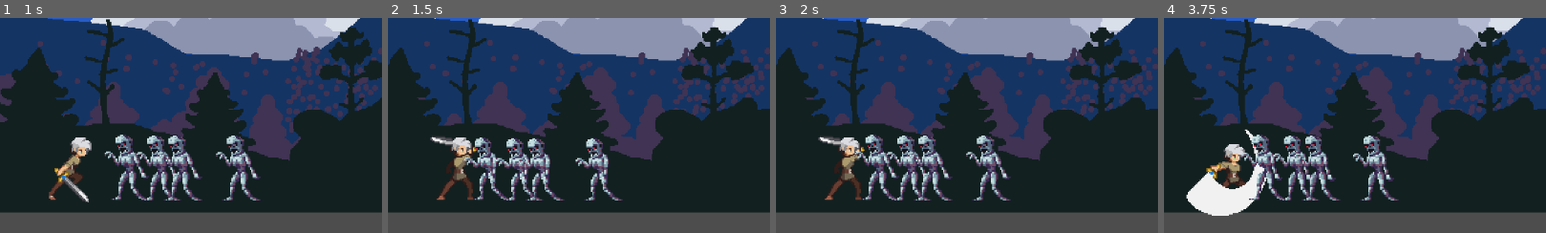
Above: before the commit, frames 1-4 (left to right).
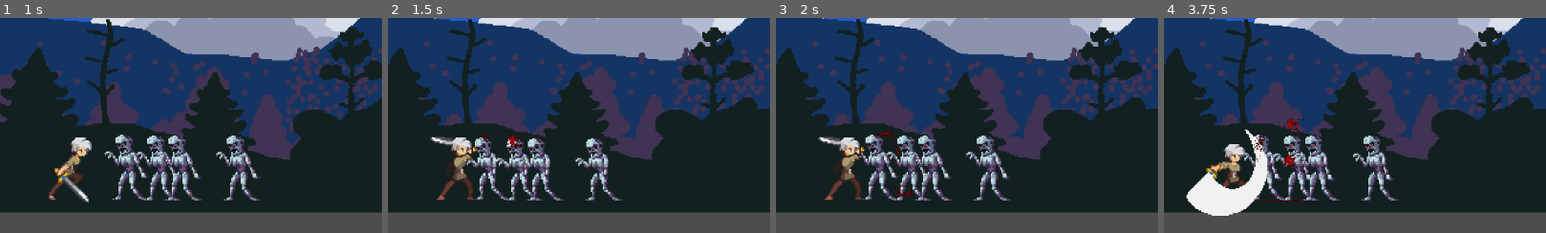
Above: after the commit, the same moments.

Repository: Rip50/RogueType
Game: Godot game, scene res://scenes/levels/level_night_forest.tscn
Two runs of this game, one before a commit and one after it. Both use one fixed random seed, a clock stepped at 60 frames per second and the inputs below.
Inputs:
- Up to frame 1 (1 s): hold Right (move_right) from 0.53 s (still down); hold Space (attack) from 0.53 s (still down)
- Up to frame 2 (1.5 s): release Right (move_right) at 1.28 s; release Space (attack) at 1.28 s; tap Space (attack) at 1.35 s
- Up to frame 3 (2 s): no input
- Up to frame 4 (3.75 s): hold Space (attack) 2.03-2.78 s; hold Right (move_right) 2.03-3.53 s; tap Space (attack) at 2.85 s; hold Space (attack) from 3.53 s (still down)
The pictures show only the part of the screen within x 42-92%, y 15-65%; the shares and areas given below are measured in that part.

Frame 1 is identical in both runs. In frame 2, 0.2% of the frame differs, in the area x 20-35%, y 53-85%; in frame 3, 0.2%; in frame 4, 0.9%, in the area x 20-39%, y 46-86%.

Commit message:
Damageable zombie enemy

Diff:
--- a/scenes/blood_drop.gd
+++ b/scenes/blood_drop.gd
@@ -2,26 +2,23 @@
 
 @onready var animator: AnimatedSprite2D = $AnimatedSprite2D
 
-
 func _ready():
+	randomize() # Ensure random results
 	contact_monitor = true
 	max_contacts_reported = 10
-	var effect_idx = randi_range(1,3)
+	var effect_idx = randi() % 3 + 1 # Randomly select between 1 and 3
 	animator.play(str(effect_idx))
-	animator.animation_finished.connect(stop_and_disapear)
+	animator.animation_finished.connect(start_fade_out)
+	# Apply an impulse to make the blood drop 'splatter'
+	linear_velocity = Vector2(randf_range(-10, 80), randf_range(-200, -400))
 
 
-func _process(delta):
-	pass
+func start_fade_out():
+	await get_tree().create_timer(2.0).timeout # Wait for 2 seconds before fading
+	fade_out()
 
-func stop_and_disapear() -> void:
-	animator.pause()
-	await get_tree().create_timer(10.0).timeout
+
+func fade_out():
 	var tween := create_tween()
 	tween.finished.connect(queue_free)
-	tween.tween_property(animator, "self_modulate:a", 0, 2)
-
-func _on_body_entered(body):
-	#if body.is_in_group("ground"):
-	#	queue_free()
-	pass
+	tween.tween_property(self, "modulate:a", 0, 2)
--- a/scenes/blood_drop.tscn
+++ b/scenes/blood_drop.tscn
@@ -764,6 +764,7 @@
 [node name="BloodDrop" type="RigidBody2D"]
 collision_layer = 0
 mass = 0.1
+lock_rotation = true
 script = ExtResource("1_6pq2y")
 
 [node name="CollisionShape2D" type="CollisionShape2D" parent="."]
--- /dev/null
+++ b/scenes/melee_attack_zone.gd
@@ -0,0 +1,9 @@
+extends Area2D
+
+func _ready() -> void:
+	body_entered.connect(_on_body_entered)
+
+
+func _on_body_entered(body: Node2D) -> void:
+	if body.is_in_group("Damageble"):
+		body.take_damage(10)
--- a/scenes/player.gd
+++ b/scenes/player.gd
@@ -12,12 +12,19 @@
 var attack_type := AttackType.NONE
 var is_attacking := false
 
+# Melee attack duration. Used in MeleeAttackZone collision detection
+var attack_duration := 0.1
+
 @onready var animator: AnimatedSprite2D = $AnimatedSprite2D
 @onready var attack_timer: Timer = $AttackTimer
+@onready var melee_attack_zone: Area2D = $MeleeAttackZone
 
 func _ready() -> void:
 	animator.animation_finished.connect(_transite_to_idle)
 	attack_timer.timeout.connect(_complete_attack)
+
+	# Hide by default to disable collision detection
+	melee_attack_zone.monitoring = false
 
 	player_state = PlayerState.IDLE
 	animator.play("idle")
@@ -57,12 +64,22 @@
 	if attack_type == AttackType.NONE or attack_type == AttackType.MELEE_2:
 		attack_type = AttackType.MELEE_1
 		animator.play("melee_1")
-		is_attacking = true
 	elif attack_type == AttackType.MELEE_1:
 		attack_type = AttackType.MELEE_2
 		animator.play("melee_2")
-		is_attacking = true
 
+	is_attacking = true
+
+	melee_attack_zone.monitoring = true
+	# Use await with create_timer for attack duration
+	await get_tree().create_timer(attack_duration).timeout
+	#  Instead of directly setting monitoring to false, defer the change to get
+	#rid of error
+	call_deferred("set_melee_monitoring_state", false)
+
+
+func set_melee_monitoring_state(state: bool) -> void:
+	melee_attack_zone.monitoring = state
 
 func _stop_smoothly() -> void:
 	if player_state != PlayerState.RUNNING:
--- a/scenes/player.tscn
+++ b/scenes/player.tscn
@@ -1,9 +1,10 @@
-[gd_scene load_steps=28 format=3 uid="uid://ct4np4nltn4rp"]
+[gd_scene load_steps=29 format=3 uid="uid://ct4np4nltn4rp"]
 
 [ext_resource type="Script" path="res://scenes/player.gd" id="1_ngdcq"]
 [ext_resource type="Texture2D" uid="uid://cb8rbuihiuco6" path="res://art/Legacy-Fantasy/Character/Idle/Idle-Sheet.png" id="2_c78ph"]
 [ext_resource type="Texture2D" uid="uid://0f4ckddvmngd" path="res://art/Legacy-Fantasy/Character/Attack-01/Attack-01-Sheet.png" id="3_12307"]
 [ext_resource type="Texture2D" uid="uid://b5njtoqq7nv6h" path="res://art/Legacy-Fantasy/Character/Run/Run-Sheet.png" id="3_e2k0y"]
+[ext_resource type="Script" path="res://scenes/melee_attack_zone.gd" id="5_3mf0c"]
 
 [sub_resource type="AtlasTexture" id="AtlasTexture_jhy6l"]
 atlas = ExtResource("2_c78ph")
@@ -177,6 +178,7 @@
 [node name="Player" type="CharacterBody2D"]
 scale = Vector2(2, 2)
 collision_layer = 2
+collision_mask = 5
 slide_on_ceiling = false
 script = ExtResource("1_ngdcq")
 
@@ -187,11 +189,12 @@
 [node name="CollisionShape2D" type="CollisionShape2D" parent="."]
 shape = SubResource("CapsuleShape2D_yemya")
 
-[node name="MeleeAtackZone" type="Area2D" parent="."]
+[node name="MeleeAttackZone" type="Area2D" parent="."]
 collision_layer = 0
 collision_mask = 12
-
-[node name="CollisionShape2D" type="CollisionShape2D" parent="MeleeAtackZone"]
+script = ExtResource("5_3mf0c")
+
+[node name="CollisionShape2D" type="CollisionShape2D" parent="MeleeAttackZone"]
 position = Vector2(27, 2)
 shape = SubResource("RectangleShape2D_eu5j5")
 
--- /dev/null
+++ b/scenes/stats/health_stats.gd
@@ -0,0 +1,30 @@
+extends Node
+
+class_name HealthStats
+
+var max_health: int
+var current_health: int
+
+signal died
+
+# Constructor with an option to set max health.
+func _init(max_health: int = 100):
+	self.max_health = max_health
+	self.current_health = max_health
+
+
+# Reduces current health by the damage amount. Ensures health does not drop below 0.
+func take_damage(damage_amount: int) -> void:
+	current_health -= damage_amount
+	current_health = max(current_health, 0)
+	if current_health == 0:
+		emit_signal("died")
+
+# Increases current health by the heal amount. Ensures health does not exceed max health.
+func heal(heal_amount: int) -> void:
+	current_health += heal_amount
+	current_health = min(current_health, max_health)
+
+# Returns true if current health is 0 or less, indicating the character is dead.
+func is_dead() -> bool:
+	return current_health <= 0
--- /dev/null
+++ b/scenes/stats/health_stats.tscn
@@ -0,0 +1,6 @@
+[gd_scene load_steps=2 format=3 uid="uid://cf7ypvvicff7y"]
+
+[ext_resource type="Script" path="res://scenes/stats/health_stats.gd" id="1_wyqmk"]
+
+[node name="HealthStats" type="Node"]
+script = ExtResource("1_wyqmk")
--- /dev/null
+++ b/scenes/zombie.gd
@@ -0,0 +1,23 @@
+extends CharacterBody2D
+
+@onready var health_stats: HealthStats = $HealthStats
+var blood_drop_scene := preload("res://scenes/blood_drop.tscn")
+
+
+func _ready() -> void:
+	health_stats.died.connect(queue_free)
+
+
+func take_damage(damage_amount: int) -> void:
+	var blood_drop = blood_drop_scene.instantiate()
+
+	blood_drop.global_position = self.global_position  # Ensure it's the zombie's position
+	# BUG:
+	#E 0:00:03:0436   zombie.gd:15 @ take_damage(): Can't change this state while flushing queries. Use call_deferred() or set_deferred() to change monitoring state instead.
+	#<C++ Error>    Condition "body->get_space() && flushing_queries" is true.
+	#<C++ Source>   servers/physics_2d/godot_physics_server_2d.cpp:654 @ body_set_shape_disabled()
+	#<Stack Trace>  zombie.gd:15 @ take_damage()
+	#               MeleeAtackZone.gd:9 @ _on_body_entered()
+	get_parent().add_child(blood_drop)  # Adding it to the parent to avoid positional offsets
+
+	health_stats.take_damage(damage_amount)
--- a/scenes/zombie.tscn
+++ b/scenes/zombie.tscn
@@ -1,6 +1,8 @@
-[gd_scene load_steps=32 format=3 uid="uid://vu2yk3702nqa"]
+[gd_scene load_steps=34 format=3 uid="uid://vu2yk3702nqa"]
 
 [ext_resource type="Texture2D" uid="uid://o7cveg0tptjd" path="res://art/zombie-sheet.png" id="1_555a7"]
+[ext_resource type="Script" path="res://scenes/zombie.gd" id="1_n530s"]
+[ext_resource type="PackedScene" uid="uid://cf7ypvvicff7y" path="res://scenes/stats/health_stats.tscn" id="2_p08xo"]
 
 [sub_resource type="AtlasTexture" id="AtlasTexture_d4r1w"]
 atlas = ExtResource("1_555a7")
@@ -230,17 +232,21 @@
 [sub_resource type="CapsuleShape2D" id="CapsuleShape2D_d50cn"]
 height = 43.0
 
-[node name="Zombie" type="CharacterBody2D"]
+[node name="Zombie" type="CharacterBody2D" groups=["Damageble", "Enemy"]]
+z_index = -10
 scale = Vector2(2.3, 2.3)
-collision_layer = 5
+collision_layer = 6
 collision_mask = 2
+script = ExtResource("1_n530s")
+
+[node name="HealthStats" parent="." instance=ExtResource("2_p08xo")]
 
 [node name="AnimatedSprite2D" type="AnimatedSprite2D" parent="."]
 position = Vector2(2, -4)
 sprite_frames = SubResource("SpriteFrames_llsic")
 animation = &"iddle"
 autoplay = "iddle"
-frame_progress = 0.746334
+frame_progress = 0.655902
 flip_h = true
 
 [node name="CollisionShape2D" type="CollisionShape2D" parent="."]
